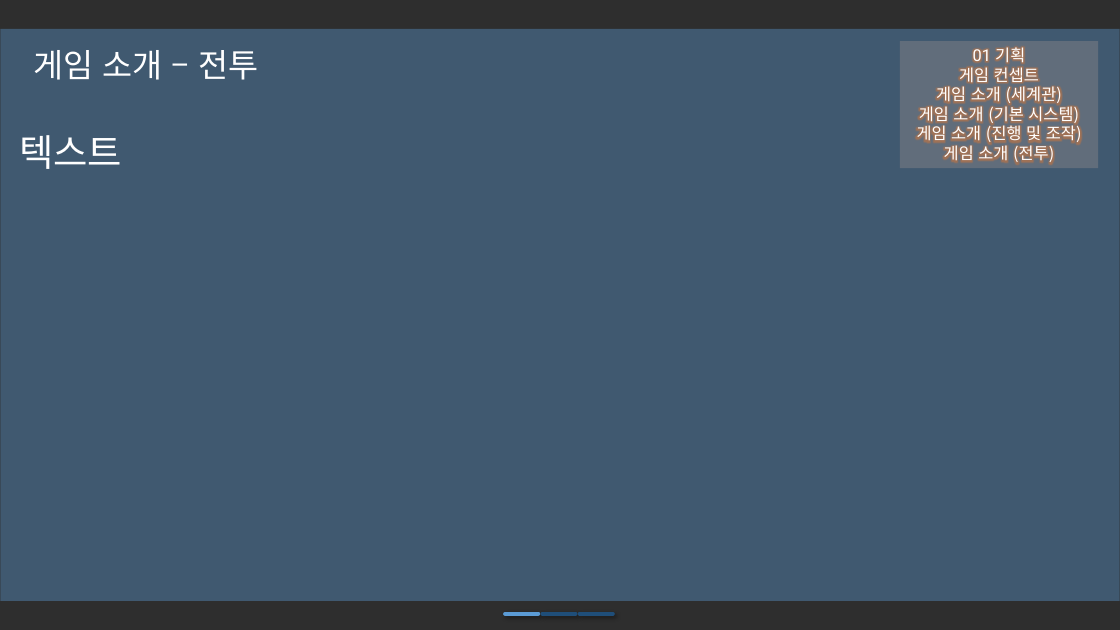
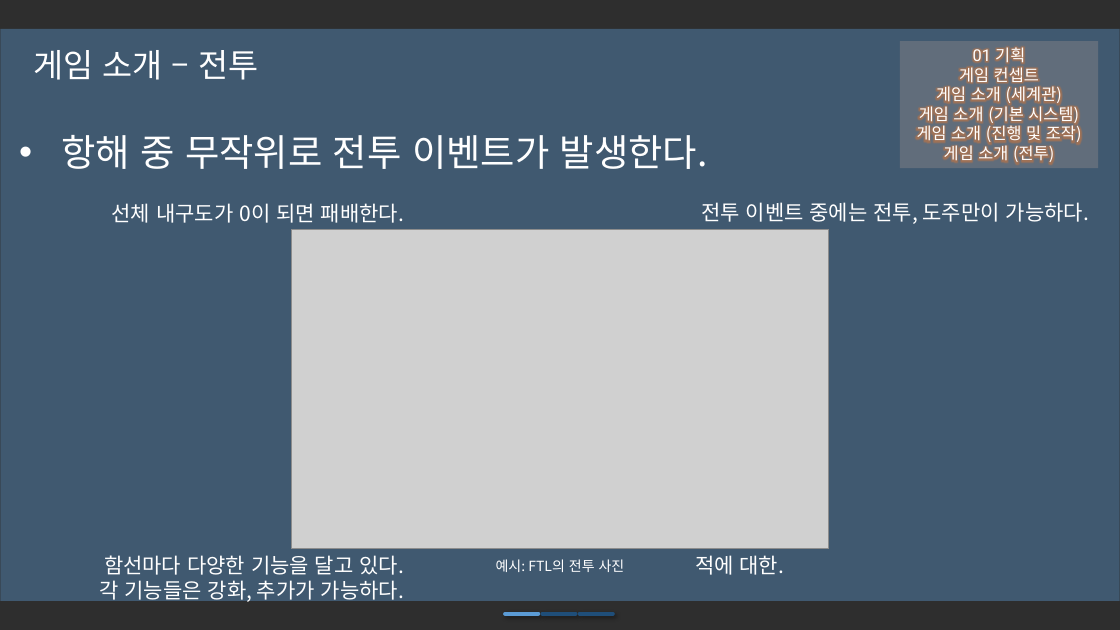
Before and after one commit to iconstudio/2017-Platformer, a slide deck: slide 11 of slides/Cosmos_20171105.pptx. Drawn at 1120x630 pixels with LibreOffice and Linux fonts; fonts in the diff are those of the drawing; grey boxes stand for pictures; background and template pictures are left out; a plain dark background stands for a picture behind light text. Boxes give left, top, right and bottom in pixels: in the first picture for what was removed or moved away, otherwise in the second. Text is boxed around its words. In the diff, an @@ line names an element or a change of style, - is before the commit and + after.

```diff
--- a/slides/Cosmos_20171105.pptx
+++ b/slides/Cosmos_20171105.pptx
@@ text at box(61, 135, 709, 169): text changed @@
-텍스트
+• 항해 중 무작위로 전투 이벤트가 발생한다.
@@ group added at box(99, 202, 1089, 604): 5 texts, 1 picture @@
+예시: FTL의 전투 사진
+전투 이벤트 중에는 전투, 도주만이 가능하다.
+적에 대한.
+함선마다 다양한 기능을 달고 있다.
+각 기능들은 강화, 추가가 가능하다.
+선체 내구도가 0이 되면 패배한다.
```
Also in this commit, not shown: 9 other slides changed, 4 other files.
